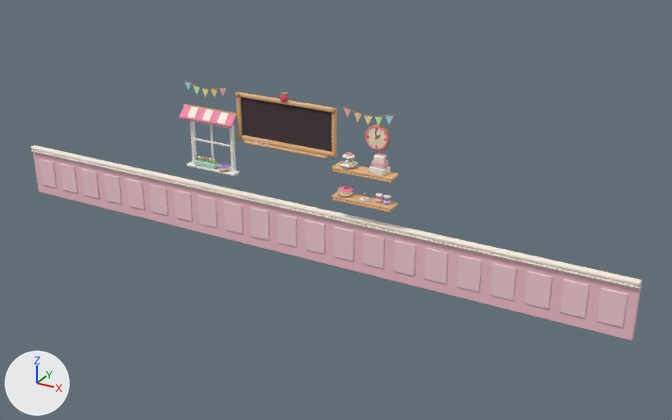
Two versions of the glTF model models/shop.glb, one commit apart.
Before and after are seen from a camera (50 mm lens) standing at (22.3, -35.8, 17.8) and looking at (2.5, 0.2, -0.2). Every picture has the same lights, and +X, +Y and +Z are marked at lower left. The picture after the commit comes second. Where no turn or scale is listed for an object, it has been applied to the vertices. Vertices at exactly the same position are counted once.

In view in the first picture: 'board_back', 'ce8b886', 'cef5470', 'cf48fa8', 'cf6c3cf', 'cf9d0da', 'cfff4e6', 'cfffaf6' and 15 more.
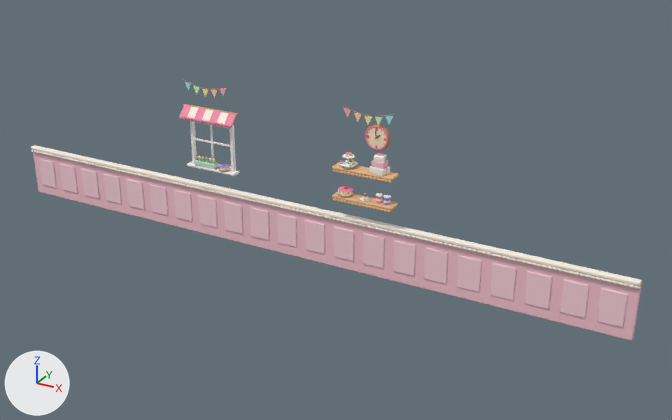
Not visible in the pictures: 'chalk_2'.

Where the change shows, as pixel boxes [x1, y1, x2, y2] in the pictures (672 x 420 px):
'board_back', deleted: before [241, 97, 332, 152]
'ce8b886', reshaped (59% narrower, 57% shorter): before [236, 92, 399, 213]; after [332, 162, 399, 213]
'cef5470', reshaped (34% shorter): before [223, 92, 386, 196]; after [223, 128, 386, 196]
part 1 of me_ce8b886, deleted (brown): before [241, 135, 337, 156]
part 2 of me_ce8b886, deleted: before [332, 112, 337, 154]
part 3 of me_ce8b886, deleted: before [244, 140, 328, 159]
part 4 of me_ce8b886, deleted (beige): before [239, 92, 337, 112]
part 5 of me_ce8b886, deleted: before [236, 97, 242, 135]
part 6 of me_cef5470, deleted: before [280, 92, 288, 102]

The change, as a list of edits to the scene's bpy script:
```text
Change me_ce8b886:
    used by ob_ce8b886; location = (0.0, 0.0, 0.0)
    remove me_ce8b886.from_pydata(...)  # 3872 vertices, 7588 faces; spans x -2.75..5.95, y -0.81..-0.02, z 0.76..5.04
    add me_ce8b886.from_pydata(...)  # 3392 vertices, 6648 faces; spans x 2.85..5.95, y -0.81..-0.06, z 0.76..2.46
    me_ce8b886 part 1: the loose piece of 96 vertices spanning x -2.75..2.75, y -0.22..-0.02, z 2.67..2.88 is deleted
    me_ce8b886 part 2: the loose piece of 96 vertices spanning x 2.51..2.73, y -0.22..-0.02, z 2.77..4.93 is deleted
    me_ce8b886 part 3: the loose piece of 96 vertices spanning x -2.3..2.3, y -0.36..-0.08, z 2.58..2.67 is deleted
    me_ce8b886 part 4: the loose piece of 96 vertices spanning x -2.75..2.75, y -0.22..-0.02, z 4.82..5.04 is deleted
    me_ce8b886 part 5: the loose piece of 96 vertices spanning x -2.73..-2.51, y -0.22..-0.02, z 2.77..4.93 is deleted
Change me_cef5470:
    used by ob_cef5470; location = (0.0, 0.0, 0.0)
    remove me_cef5470.from_pydata(...)  # 2688 vertices, 5052 faces; spans x -3.6..5.33, y -0.66..0.01, z 1.12..5.42
    add me_cef5470.from_pydata(...)  # 2397 vertices, 4508 faces; spans x -3.6..5.33, y -0.66..-0.2, z 1.12..4.49
    me_cef5470 part 6: the loose piece of 114 vertices spanning x -0.21..0.21, y -0.41..0.01, z 4.94..5.42 is deleted
    other edits to the shape of me_cef5470 do not show in these pictures
Remove ob_board_back:
    ob_board_back = bpy.data.objects.new('board_back', me_board_back)
    ob_board_back.location = (0.0, -0.05, 3.85)
Remove ob_chalk_2:
    ob_chalk_2 = bpy.data.objects.new('chalk_2', me_chalk_2)
    ob_chalk_2.location = (-0.96, -0.26, 2.7)
```
